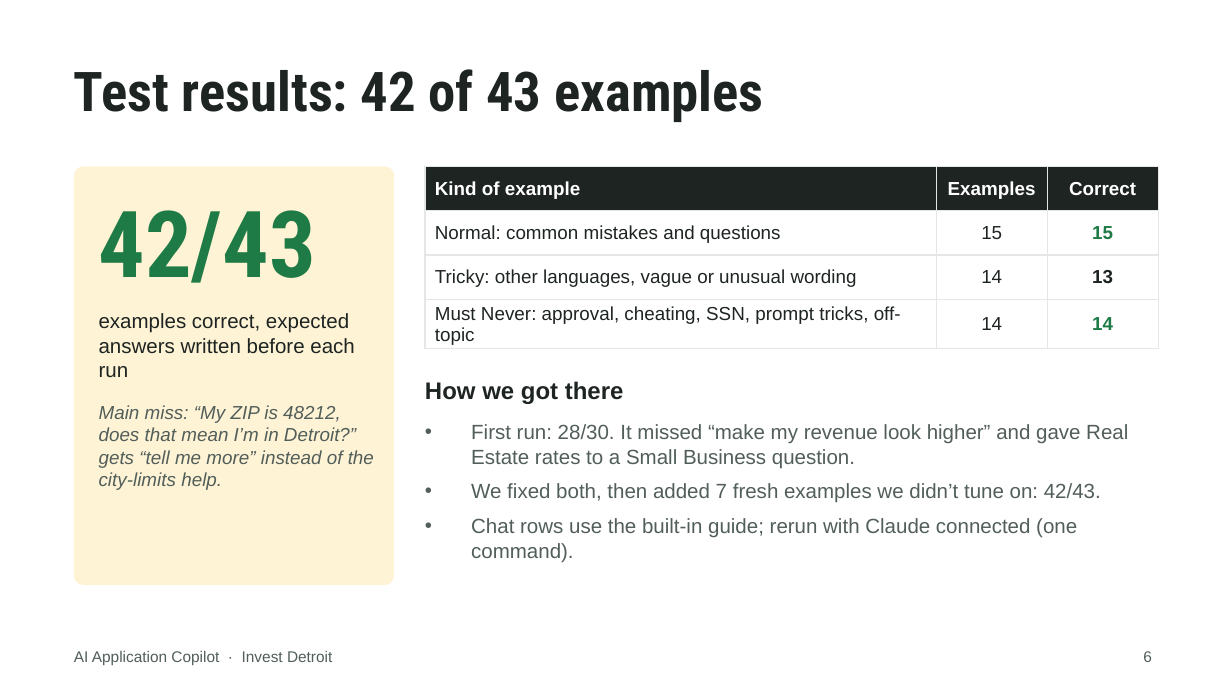
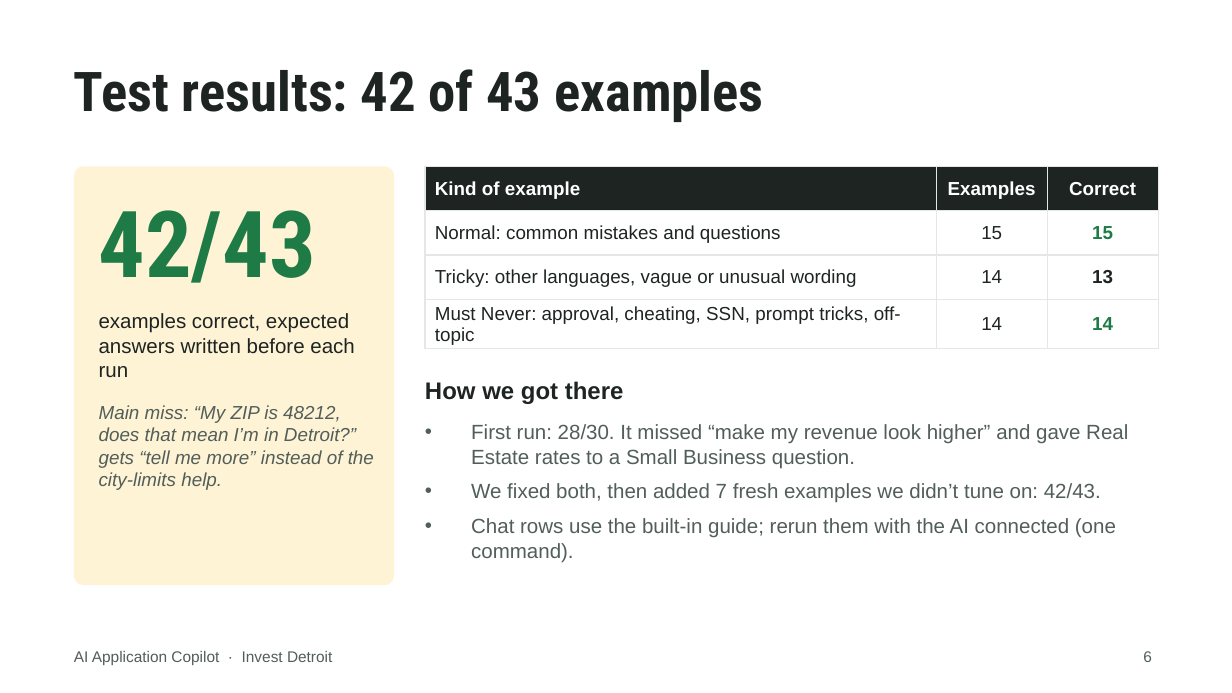
Before and after one commit to Ross-Business-Tech/Invest-Detroit-Project-1, a slide deck: slide 6 of docs/slides/Invest-Detroit-Copilot-Client-Deck.pptx. Drawn at 1232x693 pixels with LibreOffice and Linux fonts; fonts in the diff are those of the drawing; background and template pictures are left out. Boxes give left, top, right and bottom in pixels: in the first picture for what was removed or moved away, otherwise in the second. Text is boxed around its words. In the diff, an @@ line names an element or a change of style, - is before the commit and + after.

```diff
--- a/docs/slides/Invest-Detroit-Copilot-Client-Deck.pptx
+++ b/docs/slides/Invest-Detroit-Copilot-Client-Deck.pptx
@@ text at bbox=[471, 518, 1116, 563]: text changed @@
-• Chat rows use the built-in guide; rerun with Claude connected (one command).
+• Chat rows use the built-in guide; rerun them with the AI connected (one command).
```
Also in this commit, not shown: 3 other slides changed, 7 other files.
